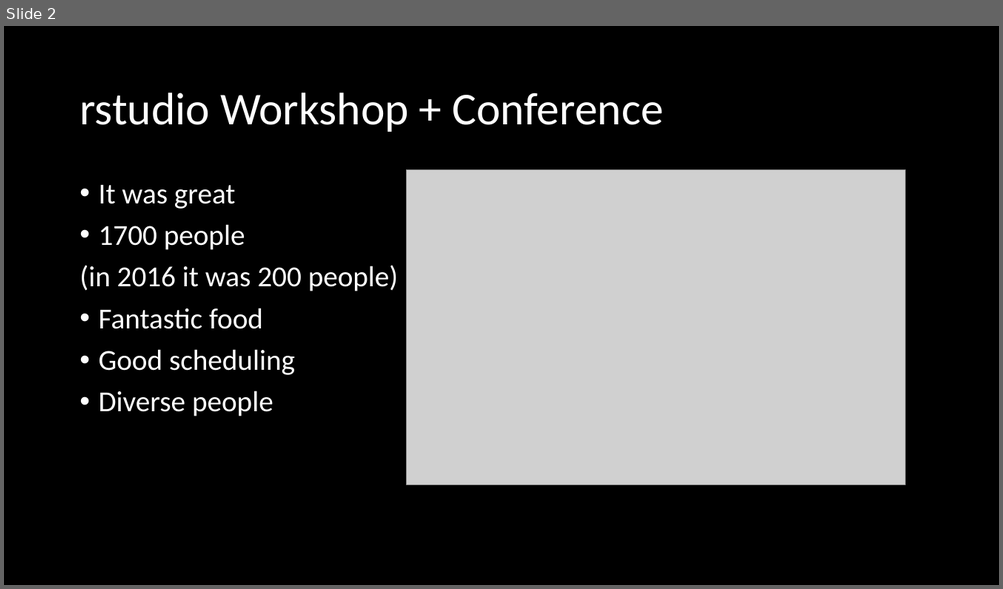
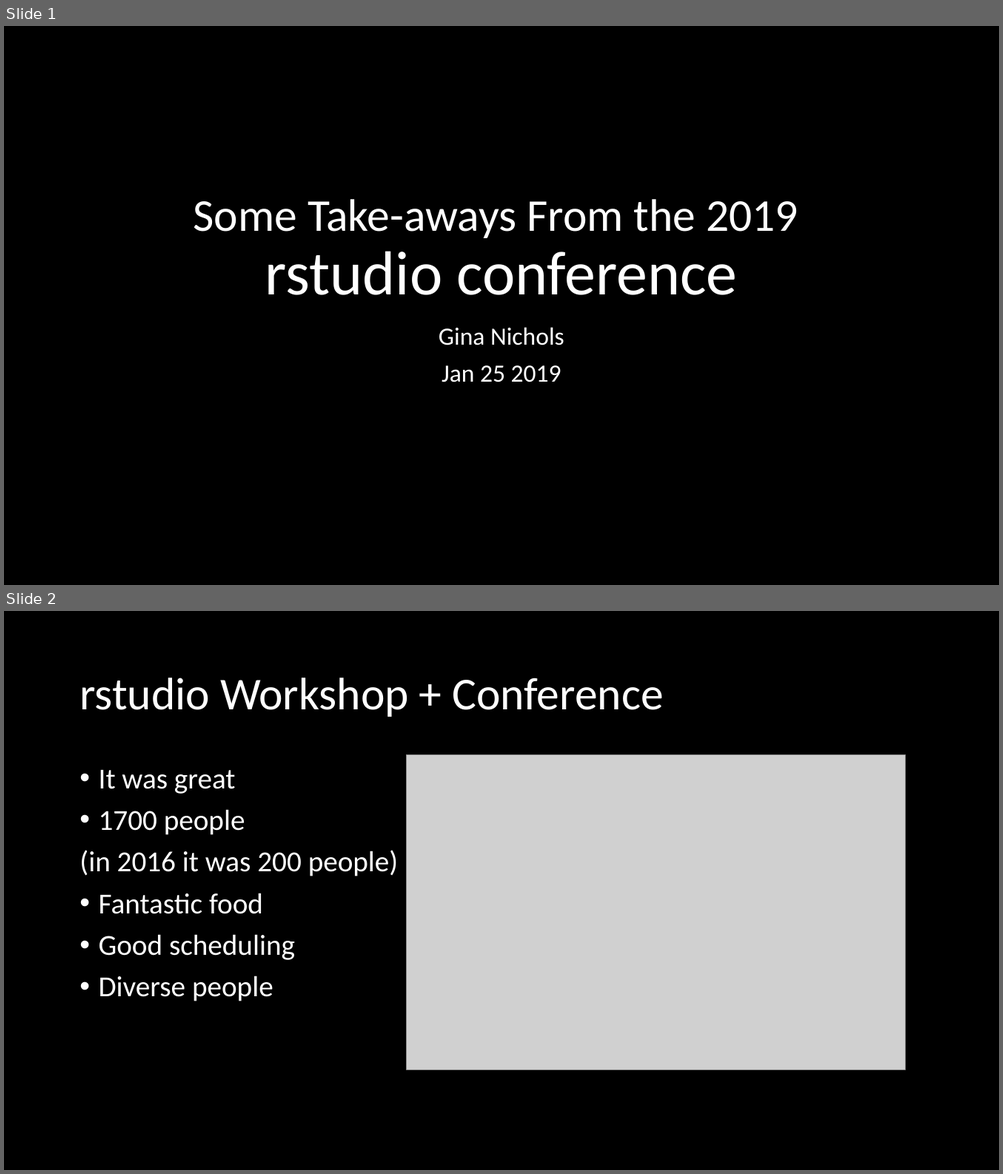
Before and after one commit to Rgronomists/2019Spring_M01_RStudioConf, a slide deck: presentation.pptx. Shown one above the other, each under a label of ours: slide 2 before the commit, slides 1 and 2 after it. The pictures are 1003x589 and 1003x1174 pixels, drawn with LibreOffice and Linux fonts; fonts in the diff are those of the drawing; grey boxes stand for pictures. Boxes give left, top, right and bottom in pixels: in the first picture for what was removed or moved away, otherwise in the second. Text is boxed around its words. In the diff, an @@ line names an element or a change of style, - is before the commit and + after.

```diff
--- a/presentation.pptx
+++ b/presentation.pptx
@@ slide 1 added at bbox=[4, 26, 999, 585], background #000000 @@
@@ title added at bbox=[193, 199, 798, 295], 44 pt, text #FFFFFF @@
+Some Take-aways From the 2019
+rstudio conference
@@ subtitle added at bbox=[438, 327, 564, 383], 24 pt, text #FFFFFF @@
+Gina Nichols
+Jan 25 2019
```
Also in this commit, not shown: 1 slide changed, 12 other slides added, 2 slides removed.
